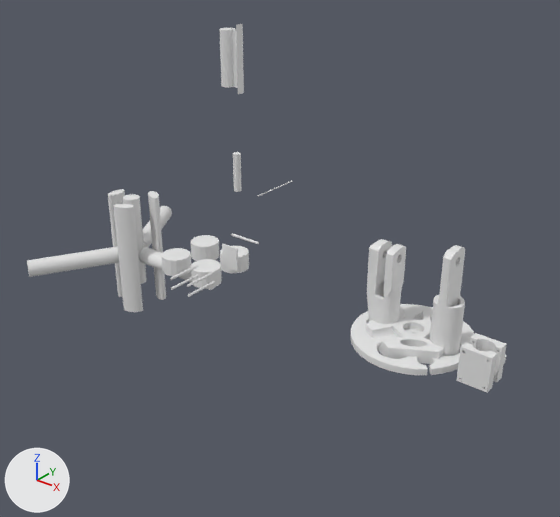
Two versions of the Blender file robot-parts/robot-parts.blend, one commit apart.
Camera for both pictures: a camera (50 mm lens) standing at (325.0, -628.0, 431.0) and looking at (-141.0, -46.0, 70.0). Arrows for +X, +Y and +Z are at lower left; the lights stay in place.

The scene before the commit, as lines of its bpy script (objects in view):
```python
me_circle = bpy.data.meshes.new('Circle')
me_circle.from_pydata(...)  # 272 vertices, 273 faces; spans x -1.36..1.36, y -1.36..1.36, z 0.0..10.29
me_circle_001 = bpy.data.meshes.new('Circle.001')
me_circle_001.from_pydata(...)  # 624 vertices, 380 faces; spans x -1.46..1.46, y -1.45..1.45, z 0.0..3.51
me_circle_002 = bpy.data.meshes.new('Circle.002')
me_circle_002.from_pydata(...)  # 386 vertices, 357 faces; spans x -1.44..1.36, y -1.36..1.36, z 0.0..8.88
me_cylinder = bpy.data.meshes.new('Cylinder')
me_cylinder.from_pydata(...)  # 336 vertices, 182 faces; spans x -1.0..1.0, y -1.0..1.0, z 0.0..7.0
me_cylinder_007 = bpy.data.meshes.new('Cylinder.007')
me_cylinder_007.from_pydata(...)  # 372 vertices, 195 faces; spans x -2.25..2.25, y -2.6..2.6, z 0.0..0.79
ob_base = bpy.data.objects.new('base', me_cylinder_007)
ob_base.location = (0.0, 0.0, 0.0)
ob_base.scale = (18.9, 18.9, 18.9)
ob_disk = bpy.data.objects.new('disk', me_cylinder)
ob_disk.location = (0.0, 0.0, 0.0)
ob_disk.rotation_euler = (0.0, 0.0, -0.796)  # degrees (0, 0, -46)
ob_disk.scale = (64.7, 64.7, 1.0)
ob_joint_f = bpy.data.objects.new('joint-f', me_circle_002)
ob_joint_f.location = (-36.0, 1.0, 0.0)
ob_joint_f.scale = (11.2, 11.2, 11.2)
ob_joint_m = bpy.data.objects.new('joint-m', me_circle)
ob_joint_m.location = (36.0, 0.0, 0.0)
ob_joint_m.scale = (11.2, 11.2, 11.2)
ob_motor_mount_1 = bpy.data.objects.new('motor-mount-1', me_circle_001)
ob_motor_mount_1.location = (86.0, -22.0, 0.0)
ob_motor_mount_1.scale = (10.9, 10.9, 10.9)
# also in view: 'base-holes' at (-399.0, 0.0, -22.0); 'keyhole' at (-244.0, 0.0, 260.0); 'spokes' at (-297.0, 0.0, 2.0)
```
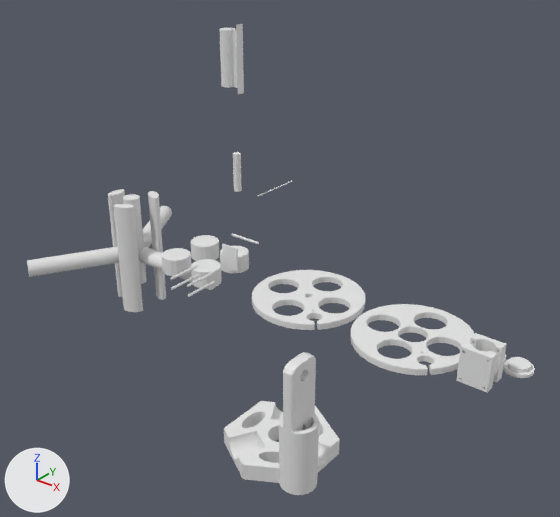
The change, as JSON lines over the scene's bpy script:
```json
{"op": "add", "block": "me_cylinder_1", "code": ["me_cylinder_1 = bpy.data.meshes.new('Cylinder')", "me_cylinder_1.from_pydata(...)  # 372 vertices, 202 faces; spans x -1.0..1.0, y -1.0..1.0, z 0.0..7.0"]}
{"op": "add", "block": "me_circle_003", "code": ["me_circle_003 = bpy.data.meshes.new('Circle.003')", "me_circle_003.from_pydata(...)  # 128 vertices, 98 faces; spans x -1.35..1.35, y -1.35..1.35, z 0.0..0.68"]}
{"op": "set", "path": "ob_base.location", "old": "(0.0, 0.0, 0.0)", "new": "(0.0, -220.0, 0.0)"}
{"op": "set", "path": "ob_disk.location", "old": "(0.0, 0.0, 0.0)", "new": "(-136.0, 0.0, 0.0)"}
{"op": "set", "path": "ob_joint_f.location", "old": "(-36.0, 1.0, 0.0)", "new": "(0.0, 1.0, -2.0)"}
{"op": "add", "block": "ob_joint_f", "code": "ob_joint_f.hide_viewport = True"}
{"op": "set", "path": "ob_joint_m.location", "old": "(36.0, 0.0, 0.0)", "new": "(36.0, -244.0, 0.0)"}
{"op": "add", "block": "ob_base_disk", "code": ["ob_base_disk = bpy.data.objects.new('base-disk', me_cylinder_1)", "ob_base_disk.location = (0.0, 0.0, 0.0)", "ob_base_disk.rotation_euler = (0.0, 0.0, -0.796)  # degrees (0, 0, -46)", "ob_base_disk.scale = (64.7, 64.7, 1.0)"]}
{"op": "add", "block": "ob_foot", "code": ["ob_foot = bpy.data.objects.new('foot', me_circle_003)", "ob_foot.location = (109.0, 17.0, 0.0)", "ob_foot.scale = (11.0, 11.0, 11.0)"]}
```

Pixel boxes [x1, y1, x2, y2] of what changed, in the pictures (560 x 517 px):
```json
{"object": "joint-m", "change": "moved", "before": [430, 245, 465, 356], "after": [279, 352, 319, 495]}
{"object": "disk", "change": "moved", "before": [350, 304, 474, 375], "after": [252, 270, 366, 330]}
{"object": "base", "change": "moved", "before": [366, 307, 462, 364], "after": [224, 401, 340, 483]}
{"object": "base-disk", "change": "added", "after": [350, 304, 474, 375]}
{"object": "joint-f", "change": "hidden", "before": [367, 239, 406, 324]}
{"object": "foot", "change": "added", "after": [503, 357, 535, 378]}
```
